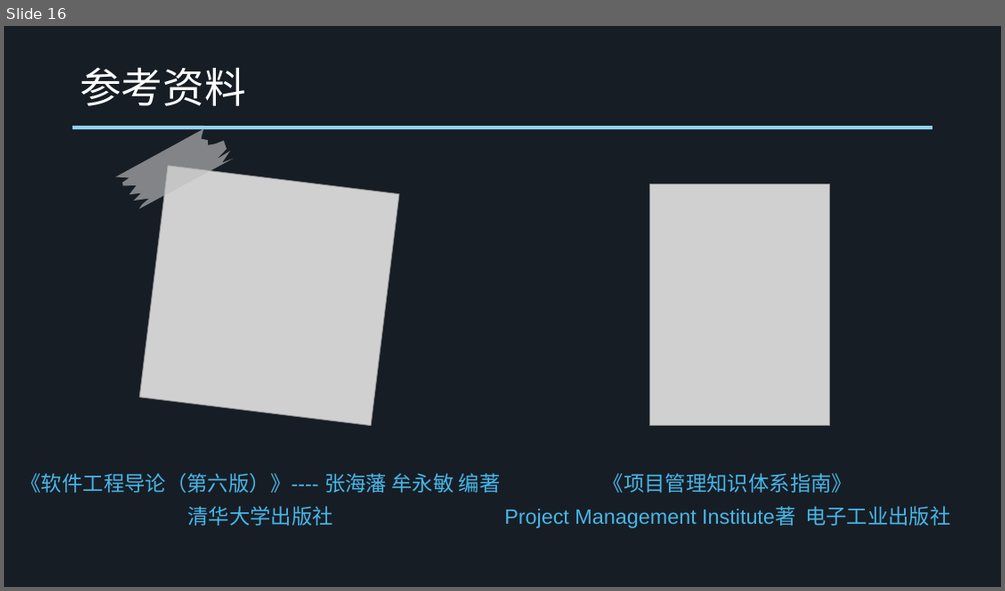
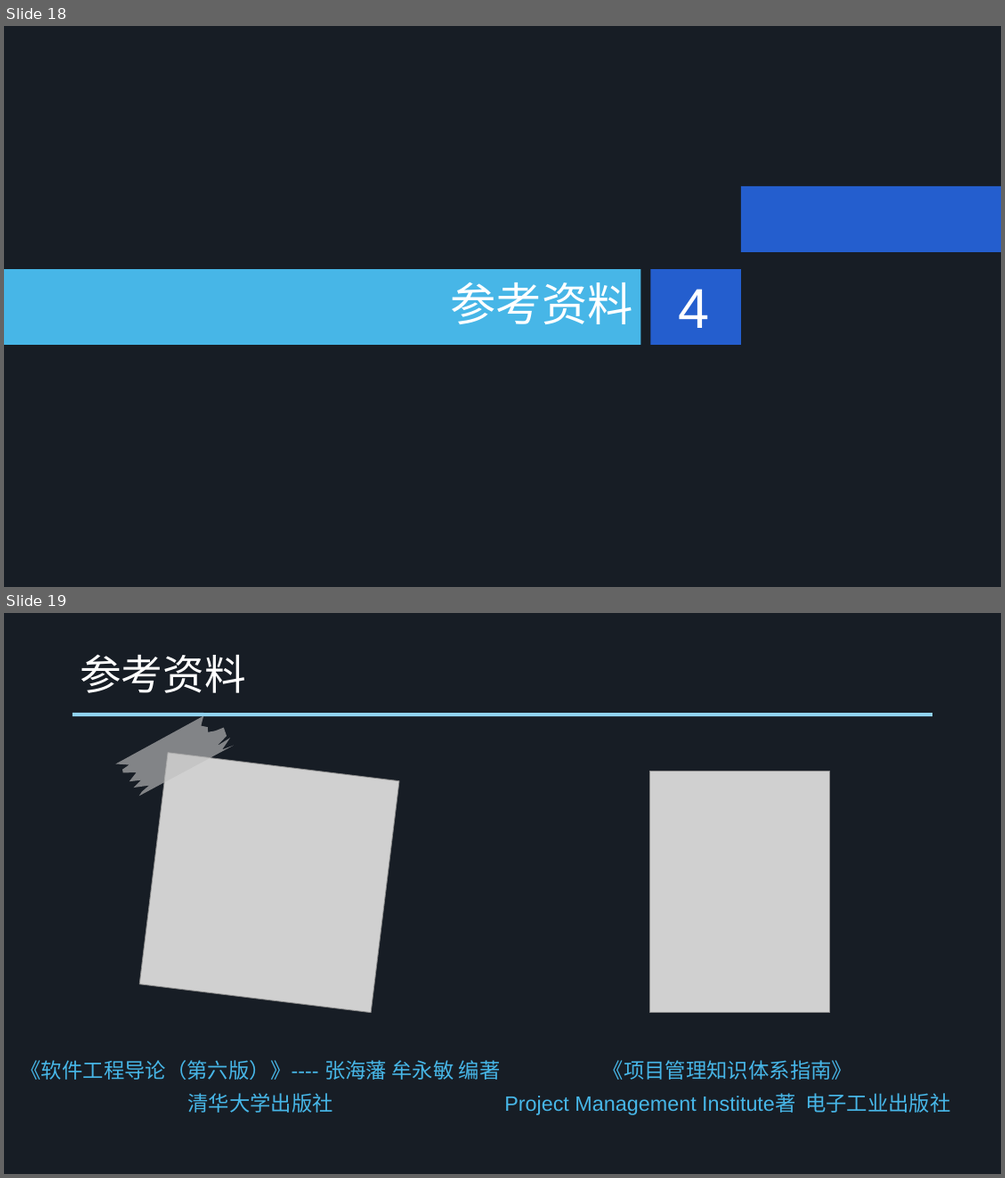
Before and after one commit to SE-2017-G4/SE-2017, a slide deck: Document/SE2017-G4 项目计划书.ppt. Shown one above the other, each under a label of ours: slide 16 before the commit, slides 18 and 19 after it. The pictures are 1005x591 and 1005x1178 pixels, drawn with LibreOffice and Linux fonts; fonts in the diff are those of the drawing; grey boxes stand for pictures. Boxes give left, top, right and bottom in pixels: in the first picture for what was removed or moved away, otherwise in the second. Text is boxed around its words. In the diff, an @@ line names an element or a change of style, - is before the commit and + after.

```diff
--- a/Document/SE2017-G4 项目计划书.ppt
+++ b/Document/SE2017-G4 项目计划书.ppt
@@ slide 18 added at bbox=[4, 26, 1001, 587], background #171D25 @@
@@ rectangle added at bbox=[39, 65, 966, 129], fill #171D25 @@
@@ rectangle added at bbox=[741, 186, 1001, 252], fill #245ECE @@
@@ rectangle added at bbox=[4, 269, 640, 345], fill #47B6E7 @@
@@ title added at bbox=[451, 282, 633, 324], 44 pt, text #FFFFFF @@
+参考资料
@@ rectangle added at bbox=[650, 269, 741, 345], fill #245ECE @@
@@ text added at bbox=[679, 289, 710, 328], 54 pt, text #FFFFFF @@
+4
@@ what was slide 16 is now slide 19 @@
```
Also in this commit, not shown: 7 slides changed, 38 other slides added, 1 slide removed, 33 other files.
